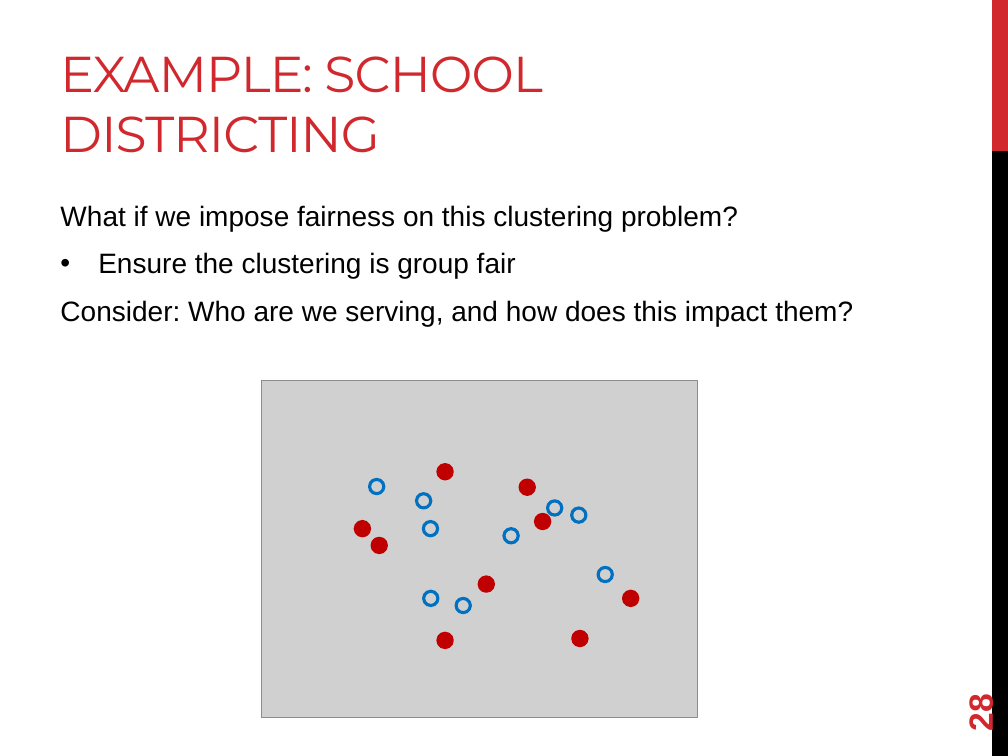
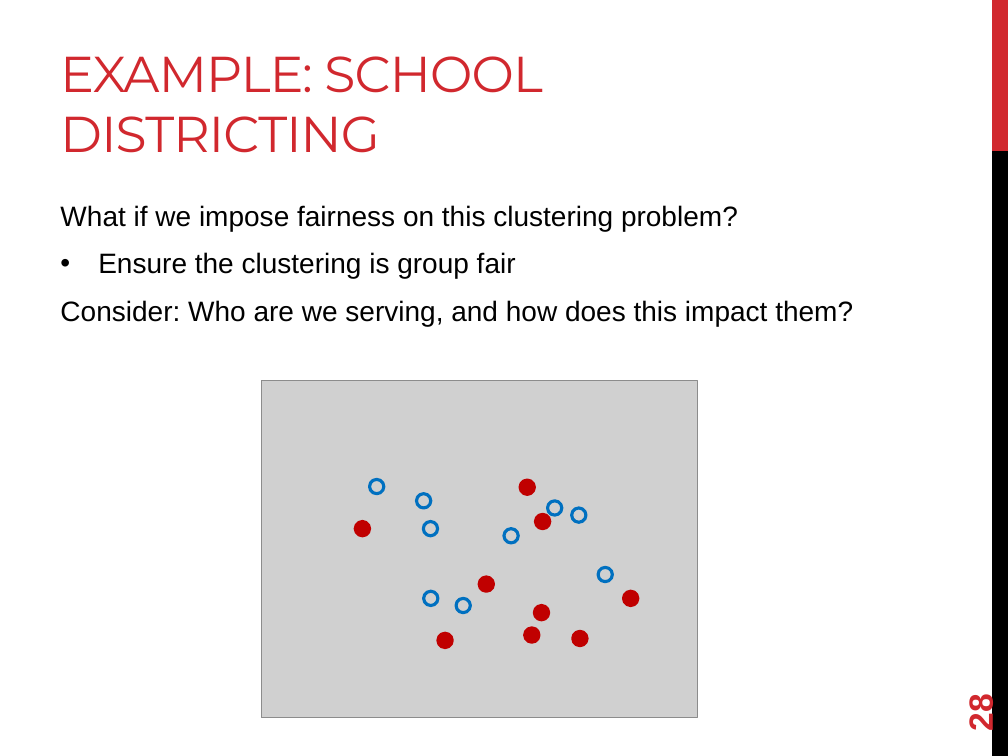
Before and after one commit to mech-design/mech-design.github.io, a slide deck: slide 28 of lecs/cmsc498t_s2022_lec22_knittel.pptx. Drawn at 1008x756 pixels with LibreOffice and Linux fonts; fonts in the diff are those of the drawing; grey boxes stand for pictures. Boxes give left, top, right and bottom in pixels: in the first picture for what was removed or moved away, otherwise in the second. Text is boxed around its words. In the diff, an @@ line names an element or a change of style, - is before the commit and + after.

```diff
--- a/lecs/cmsc498t_s2022_lec22_knittel.pptx
+++ b/lecs/cmsc498t_s2022_lec22_knittel.pptx
@@ ellipse: place and size @@
-ellipse at bbox=[437, 465, 452, 479]
+ellipse at bbox=[525, 628, 539, 642]
@@ ellipse: place and size @@
-ellipse at bbox=[372, 538, 386, 552]
+ellipse at bbox=[534, 606, 548, 620]
```
Also in this commit, not shown: 4 other files.
